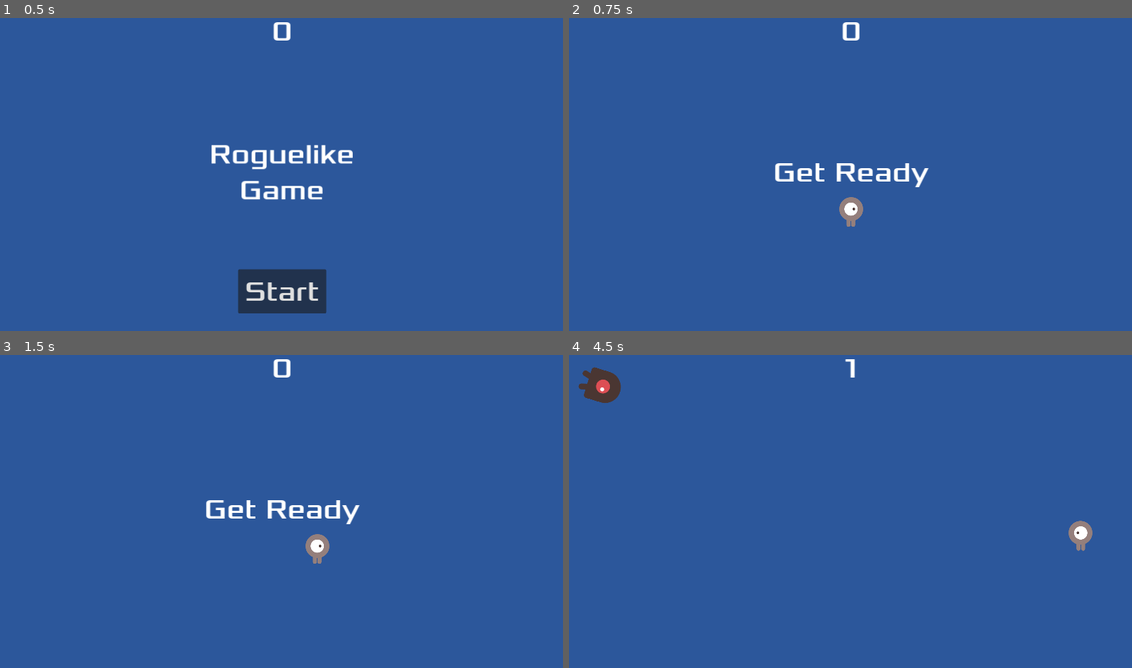
Above: before the commit, frames 1-4 (two rows, left to right).
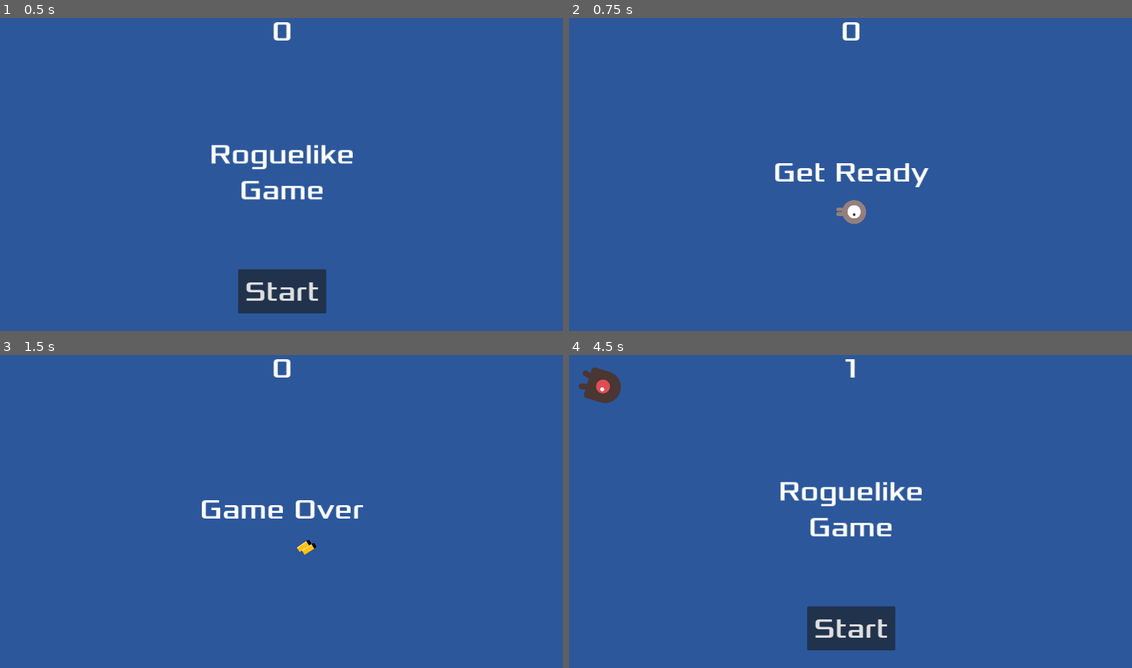
Above: after the commit, the same moments.

Repository: TacticalVortex/Eye-Survived
Game: Godot game, scene res://main.tscn
Same seed, same stepped clock (60 frames per second), same inputs: the game is played once before the commit and once after it.
Inputs (mouse positions are in pixels of both pictures, inside the frame that each line leads up to):
- Up to frame 1 (0.5 s): no input
- Up to frame 2 (0.75 s): click "Start" at 0.5 s
- Up to frame 3 (1.5 s): tap Enter at 1.25 s; move the mouse to (405, 492) at 1.27 s; press the mouse at (405, 492) at 1.28 s; hold D (move_right) from 1.28 s (still down)
- Up to frame 4 (4.5 s): move the mouse to (737, 524) at 2.02 s; release D (move_right) at 2.03 s; release the mouse at (737, 524) at 2.03 s; hold S (move_down) 2.03-2.78 s; click (737, 524) at 2.1 s; move the mouse to (906, 439) at 2.77 s; press the mouse at (906, 439) at 2.78 s; hold D (move_right) 2.78-3.53 s; move the mouse to (822, 574) at 3.52 s; release the mouse at (822, 574) at 3.53 s; hold W (move_up) 3.53-4.28 s; click (822, 574) at 3.6 s; move the mouse to (1019, 558) at 4.27 s; press the mouse at (1019, 558) at 4.28 s; hold A (move_left) from 4.28 s (still down)

Frame 1 is identical in both runs. In frame 2, 0.2% of the frame differs, in the area x 47-53%, y 57-67%; in frame 3, 1.2%; in frame 4, 3.8%, in the area x 37-93%, y 40-95%.

Commit message:
Added bullets
It is super scuffed. Need to fix bullet hitting player, fire rate, movement, and hitting enemies.

Diff:
--- /dev/null
+++ b/roguelike-game/bullet.tscn
@@ -0,0 +1,17 @@
+[gd_scene load_steps=3 format=3 uid="uid://c54l8muwsuuxo"]
+
+[ext_resource type="Texture2D" uid="uid://ch1cpv7okjlro" path="res://art/bullet.png" id="1_86ock"]
+
+[sub_resource type="CapsuleShape2D" id="CapsuleShape2D_dbk71"]
+radius = 6.0
+height = 34.0
+
+[node name="Bullet" type="RigidBody2D"]
+
+[node name="Sprite2D" type="Sprite2D" parent="."]
+position = Vector2(-1.3, 1)
+texture = ExtResource("1_86ock")
+
+[node name="CollisionShape2D" type="CollisionShape2D" parent="."]
+rotation = 1.5708
+shape = SubResource("CapsuleShape2D_dbk71")
--- a/roguelike-game/player.gd
+++ b/roguelike-game/player.gd
@@ -3,7 +3,12 @@
 signal hit
 
 @export var speed = 400
+@export var bullet_speed = 1000
+@export var fire_rate = 1
+
 var screen_size
+var bullet = preload("res://bullet.tscn")
+var can_fire = false
 
 # Called when the node enters the scene tree for the first time.
 func _ready():
@@ -11,8 +16,9 @@
 	hide()
 
 # Called every frame. 'delta' is the elapsed time since the previous frame.
-func _process(delta):
+func _physics_process(delta):
 	var velocity = Vector2.ZERO # The player's movement vector.
+	look_at(get_global_mouse_position())
 	if Input.is_action_pressed("move_right"):
 		velocity.x += 1
 	if Input.is_action_pressed("move_left"):
@@ -40,9 +46,18 @@
 		$AnimatedSprite2D.animation = "up"
 		$AnimatedSprite2D.flip_v = velocity.y > 0
 
+	if Input.is_action_pressed("shoot") and can_fire:
+		var bullet_instance = bullet.instantiate()
+		bullet_instance.position = $BulletPoint.get_global_position()
+		bullet_instance.rotation_degrees = rotation_degrees
+		bullet_instance.apply_impulse(Vector2(), Vector2(bullet_speed, 0).rotated(rotation))
+		get_tree().get_root().add_child(bullet_instance)
+		#can_fire = false
+		#await(get_tree().create_timer(fire_rate))
 
 func _on_body_entered(body):
 	hide() # Player disappears after being hit.
+	can_fire = false
 	hit.emit()
 	# Must be deferred as we can't change physics properties on a physics callback.
 	$CollisionShape2D.set_deferred("disabled", true)
@@ -50,4 +65,5 @@
 func start(pos):
 	position = pos
 	show()
+	can_fire = true
 	$CollisionShape2D.disabled = false
--- a/roguelike-game/player.tscn
+++ b/roguelike-game/player.tscn
@@ -47,4 +47,7 @@
 [node name="CollisionShape2D" type="CollisionShape2D" parent="."]
 shape = SubResource("CapsuleShape2D_i2ldf")
 
+[node name="BulletPoint" type="Node2D" parent="."]
+position = Vector2(50, 0)
+
 [connection signal="body_entered" from="." to="." method="_on_body_entered"]
--- a/roguelike-game/project.godot
+++ b/roguelike-game/project.godot
@@ -52,7 +52,7 @@
 "events": [Object(InputEventKey,"resource_local_to_scene":false,"resource_name":"","device":-1,"window_id":0,"alt_press …(195 unchanged characters)…
 ]
 }
-click={
+shoot={
 "deadzone": 0.5,
 "events": [Object(InputEventMouseButton,"resource_local_to_scene":false,"resource_name":"","device":-1,"window_id":0,"a …(253 unchanged characters)…
 ]
